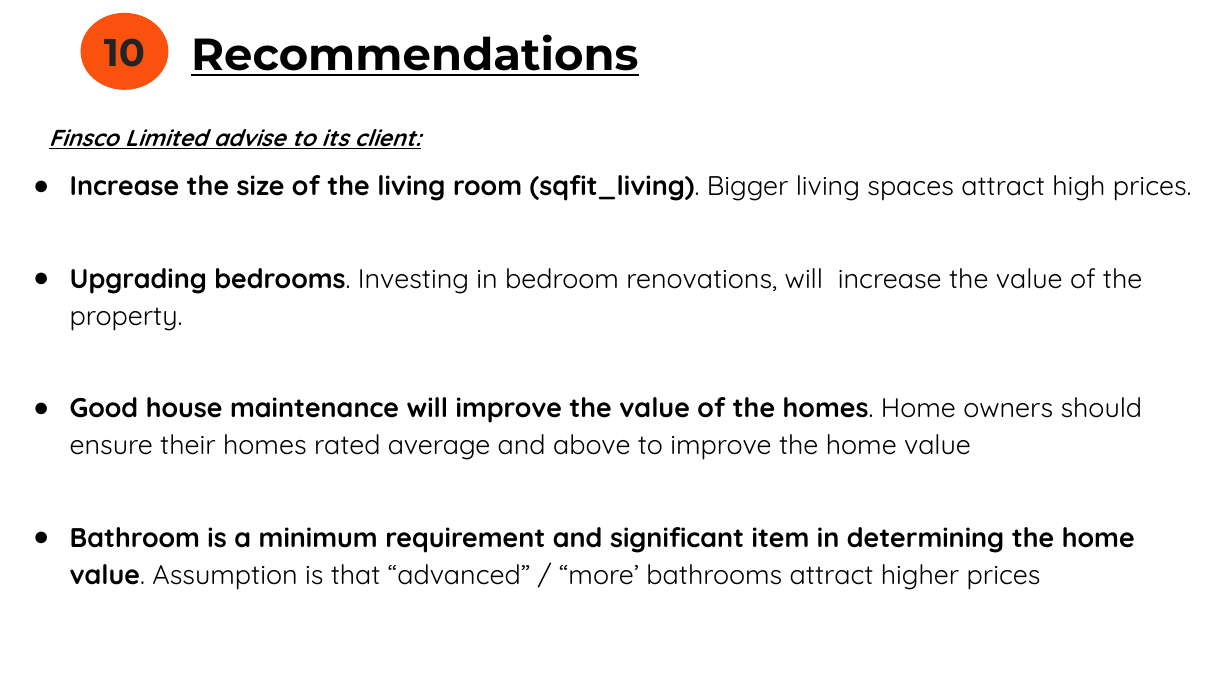
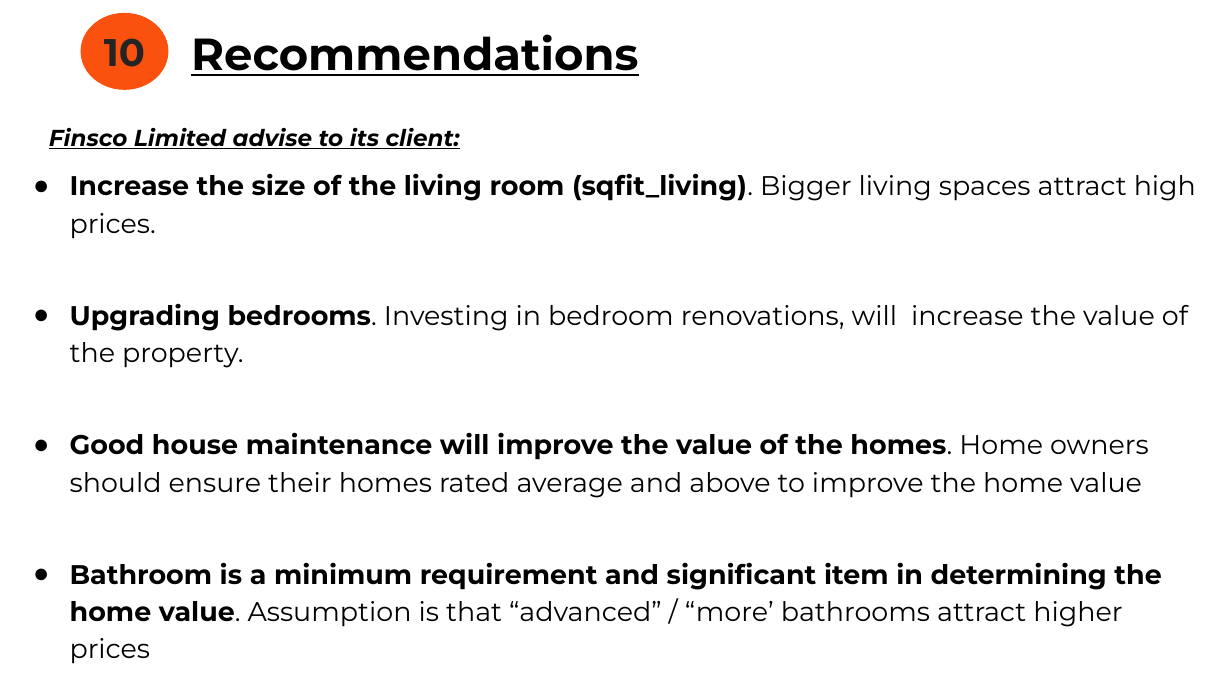
Before and after one commit to bryanmunene/phase_2_group_8_project, a slide deck: slide 15 of Final Group 8 Phase 2 Project_POWERPOINT_DSF PT6.pptx (slide 13 before the commit). Drawn at 1232x693 pixels with LibreOffice and Linux fonts; fonts in the diff are those of the drawing. Boxes give left, top, right and bottom in pixels: in the first picture for what was removed or moved away, otherwise in the second. Text is boxed around its words. In the diff, an @@ line names an element or a change of style, - is before the commit and + after.

```diff
--- a/Final Group 8 Phase 2 Project_POWERPOINT_DSF PT6.pptx
+++ b/Final Group 8 Phase 2 Project_POWERPOINT_DSF PT6.pptx
@@ text "Finsco Limited advise to its ..." at (49, 128, 460, 149): font Quicksand to Montserrat @@
@@ text "Increase the size of the ..." at (70, 173, 1196, 664): font Quicksand to Montserrat @@
```
Also in this commit, not shown: 10 other slides changed, 5 slides added, 3 slides removed, 2 other files.
